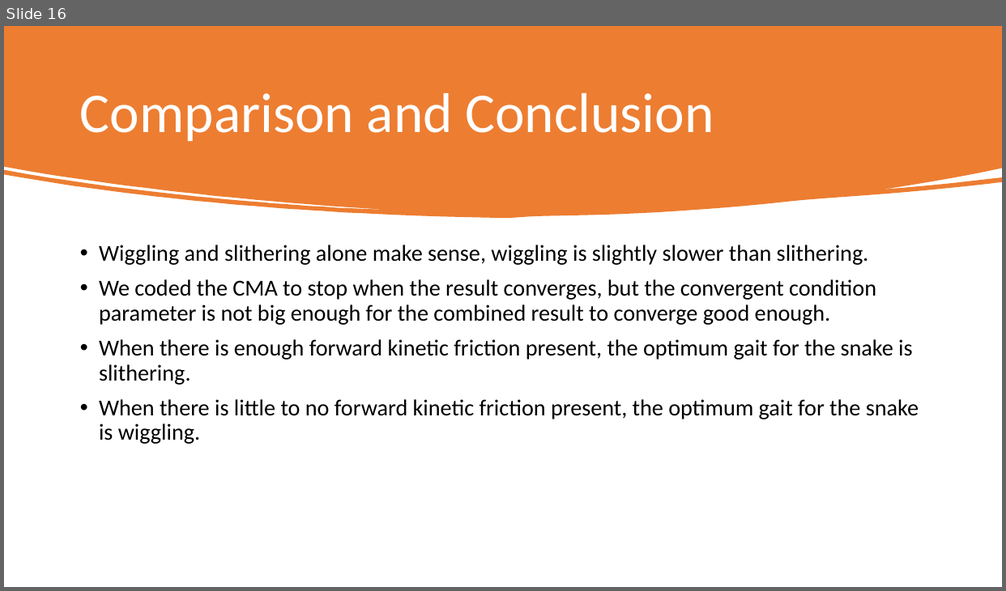
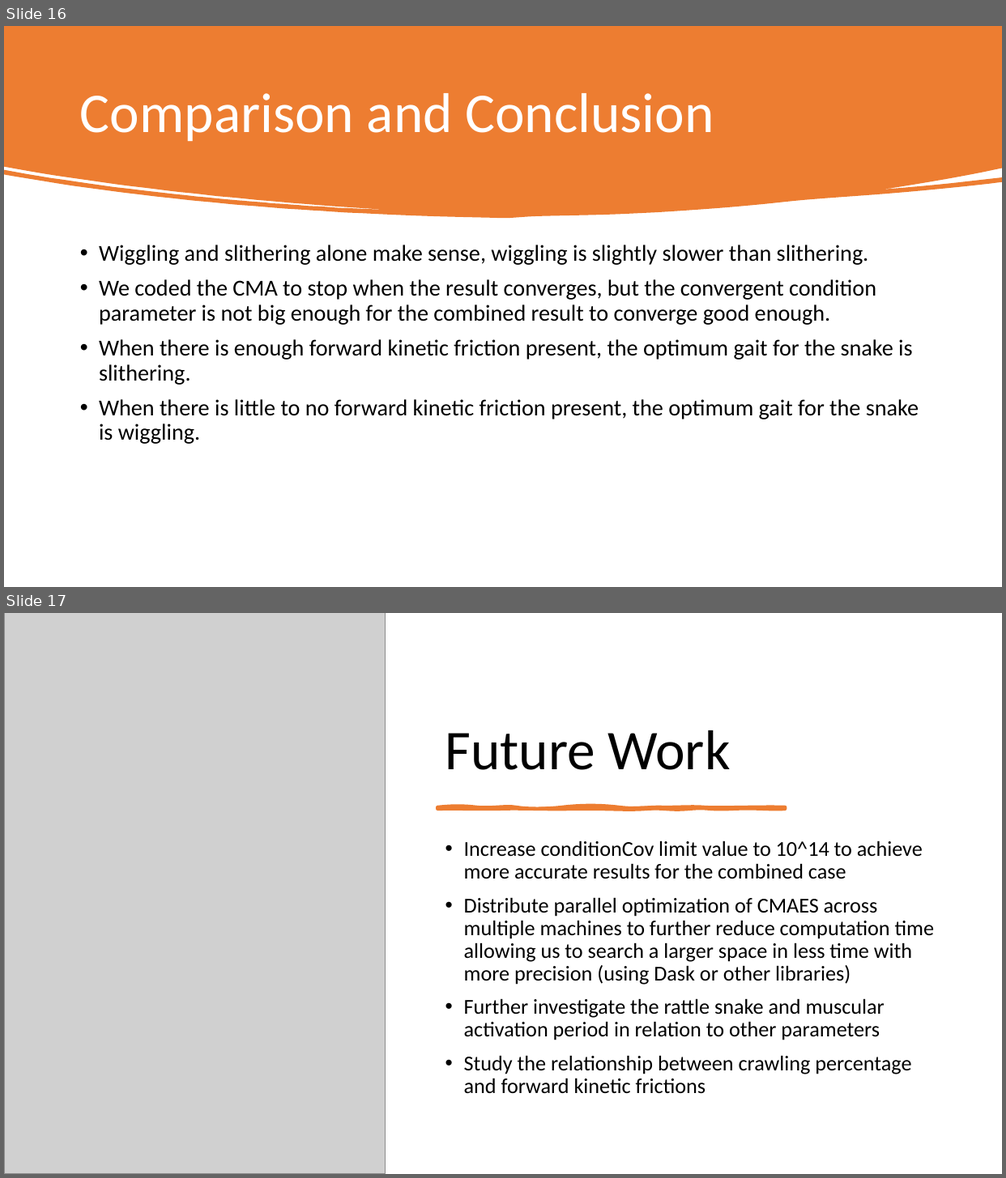
Before and after one commit to Raymond1415926/Slithering-Wiggling-Snake, a slide deck: Optimizing Gait.pptx. Shown one above the other, each under a label of ours: slide 16 before the commit, slides 16 and 17 after it. The pictures are 1006x591 and 1006x1178 pixels, drawn with LibreOffice and Linux fonts; fonts in the diff are those of the drawing; grey boxes stand for pictures. Boxes give left, top, right and bottom in pixels: in the first picture for what was removed or moved away, otherwise in the second. Text is boxed around its words. In the diff, an @@ line names an element or a change of style, - is before the commit and + after.

```diff
--- a/Optimizing Gait.pptx
+++ b/Optimizing Gait.pptx
@@ slide 17 added at [4, 613, 1002, 1174], background #FFFFFF @@
@@ picture added at [4, 613, 385, 1174] @@
@@ title added at [445, 730, 731, 770], 54 pt, text #000000 @@
+Future Work
@@ freeform shape added at [437, 807, 785, 809], fill #ED7D31, outline #ED7D31 3.5 pt @@
@@ text added at [464, 841, 935, 1094], 20.4 pt, text #000000 @@
+• Increase conditionCov limit value to 10^14 to achieve more accurate results for the combined case
+• Distribute parallel optimization of CMAES across multiple machines to further reduce computation time allowing us to search a larger space in less time with more precision (using Dask or other libraries)
+• Further investigate the rattle snake and muscular activation period in relation to other parameters
+• Study the relationship between crawling percentage and forward kinetic frictions
```
Also in this commit, not shown: 2 slides changed.
